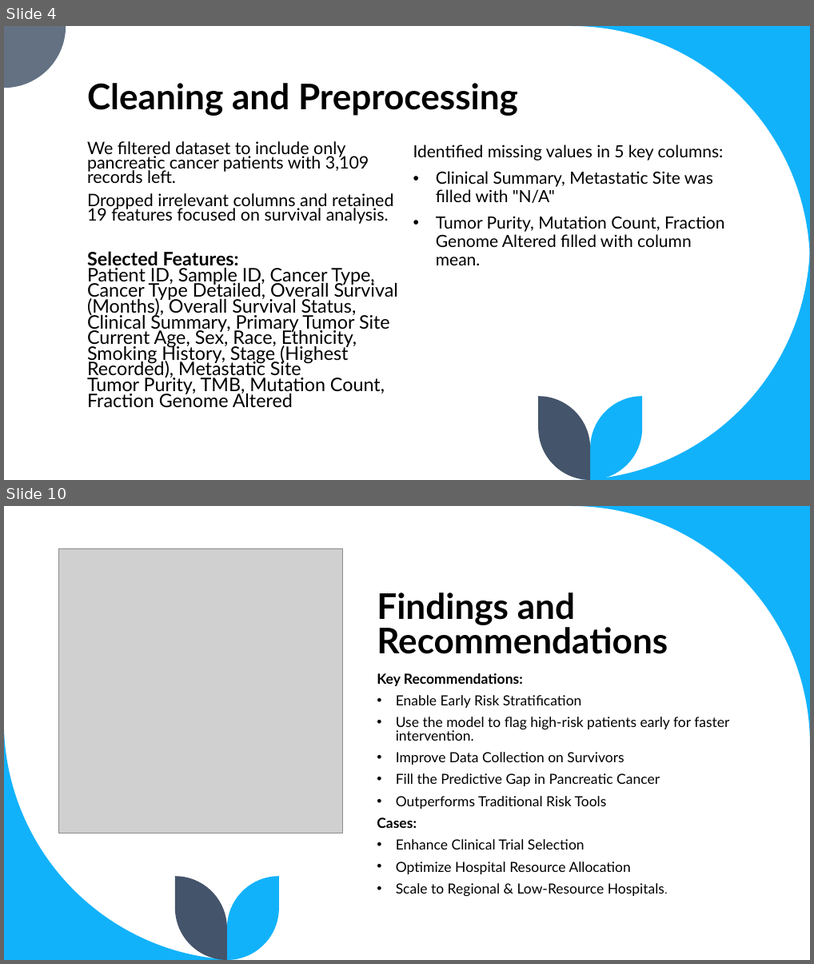
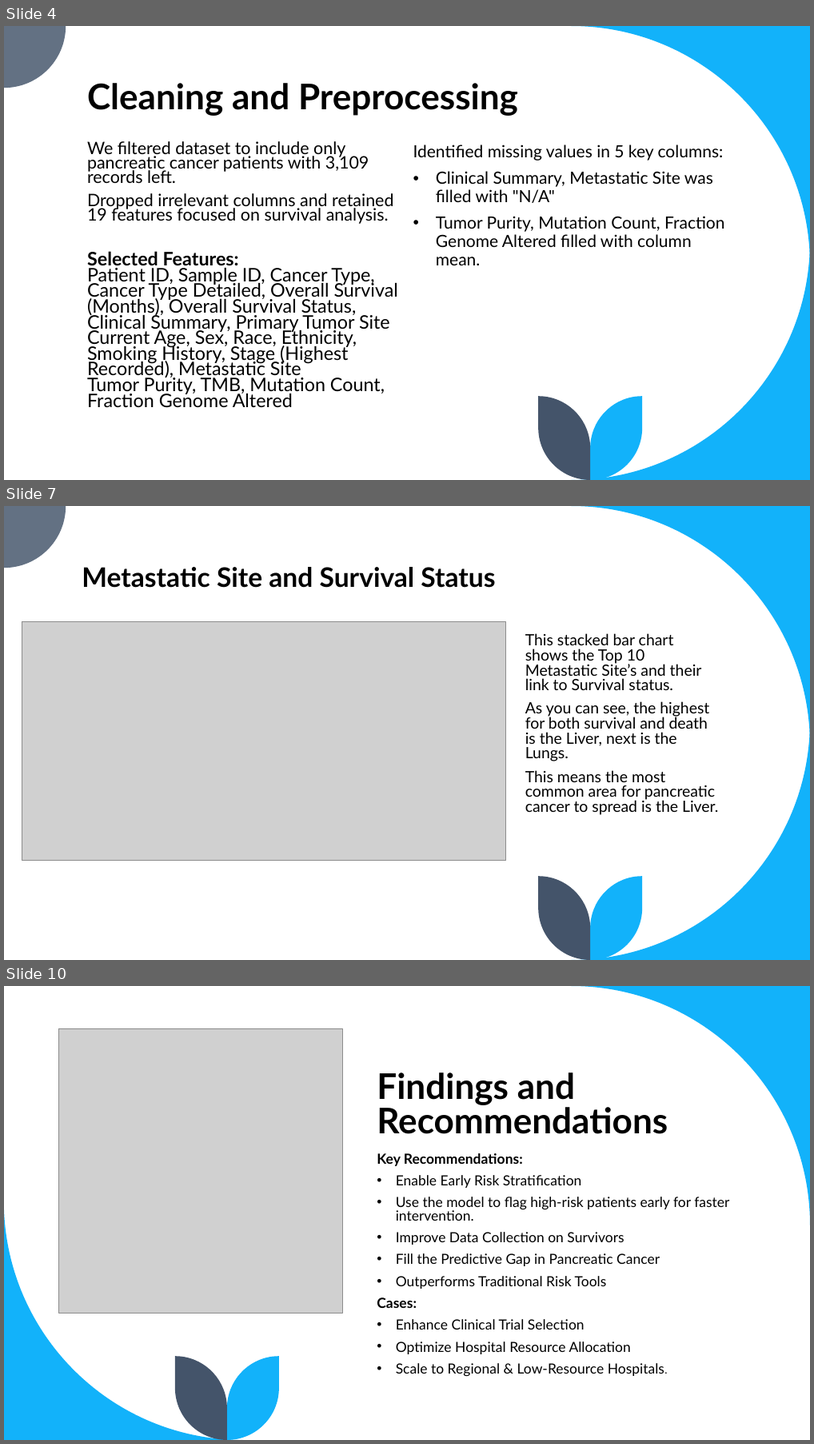
Before and after one commit to Tintin-dataObsessed/Pancreatic-Cancer-Survival-Prediction, a slide deck: Presentation.pptx. Shown one above the other, each under a label of ours: slides 4 and 10 before the commit, slides 4, 7 and 10 after it; the slides between them are not shown. The pictures are 814x964 and 814x1444 pixels, drawn with LibreOffice and Linux fonts; fonts in the diff are those of the drawing; grey boxes stand for pictures. Boxes give left, top, right and bottom in pixels: in the first picture for what was removed or moved away, otherwise in the second. Text is boxed around its words. In the diff, an @@ line names an element or a change of style, - is before the commit and + after.

```diff
--- a/Presentation.pptx
+++ b/Presentation.pptx
@@ slide 7 added at [4, 506, 810, 960], background #FFFFFF; not listed: 5 template elements that a slide beside it also shows @@
@@ title added at [82, 567, 495, 588], 32 pt, text #000000, bold @@
+Metastatic Site and Survival Status
@@ picture added at [22, 622, 506, 860] @@
@@ text added at [526, 633, 719, 815], 18.5 pt, text #000000 @@
+This stacked bar chart shows the Top 10 Metastatic Site’s and their link to Survival status.
+As you can see, the highest for both survival and death is the Liver, next is the Lungs.
+This means the most common area for pancreatic cancer to spread is the Liver.
```
Also in this commit, not shown: 3 slides changed, 2 other slides added, 3 slides removed.
